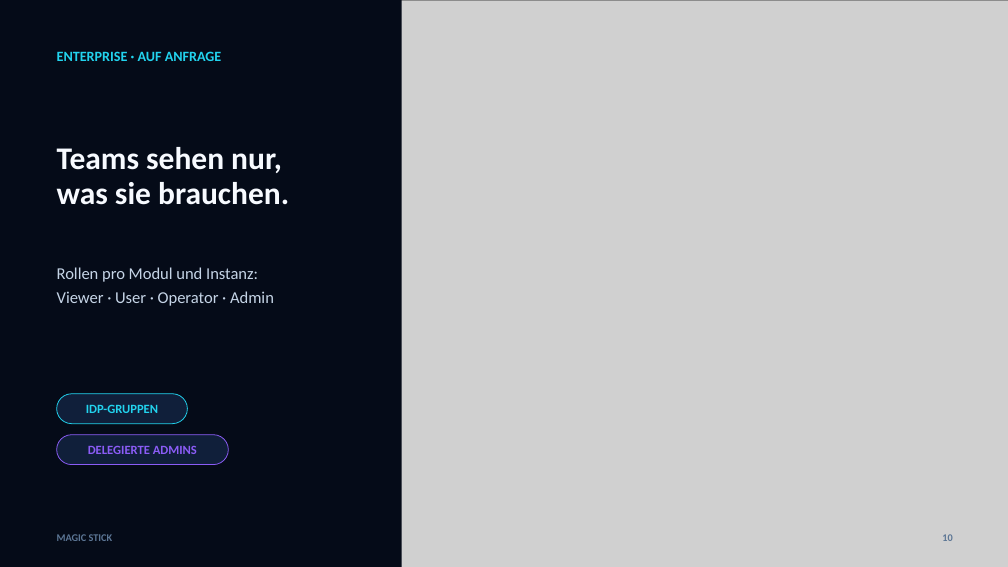
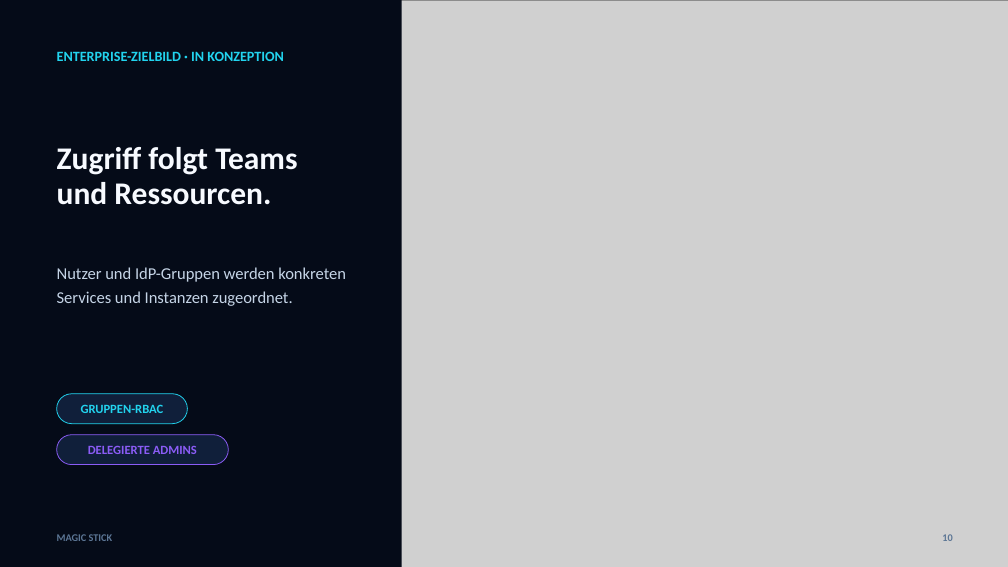
Before and after one commit to QualityMinds/AIppliance-Magic-Stick, a slide deck: slide 10 of docs/sales-deck/Magic-Stick-Salesdeck-Dark-DE.pptx. Drawn at 1008x567 pixels with LibreOffice and Linux fonts; fonts in the diff are those of the drawing; grey boxes stand for pictures. Boxes give left, top, right and bottom in pixels: in the first picture for what was removed or moved away, otherwise in the second. Text is boxed around its words. In the diff, an @@ line names an element or a change of style, - is before the commit and + after.

```diff
--- a/docs/sales-deck/Magic-Stick-Salesdeck-Dark-DE.pptx
+++ b/docs/sales-deck/Magic-Stick-Salesdeck-Dark-DE.pptx
@@ text at box(57, 51, 284, 61): text changed @@
-ENTERPRISE · AUF ANFRAGE
+ENTERPRISE-ZIELBILD · IN KONZEPTION
@@ text at box(57, 147, 297, 205): text changed @@
-Teams sehen nur,
-was sie brauchen.
+Zugriff folgt Teams
+und Ressourcen.
@@ text at box(57, 267, 346, 306): text changed @@
-Rollen pro Modul und Instanz:
-Viewer · User · Operator · Admin
+Nutzer und IdP-Gruppen werden konkreten Services und Instanzen zugeordnet.
@@ text in rounded rectangle at box(81, 404, 164, 413): text changed @@
-IDP-GRUPPEN
+GRUPPEN-RBAC
```
Also in this commit, not shown: 10 other slides changed, 24 other files.
